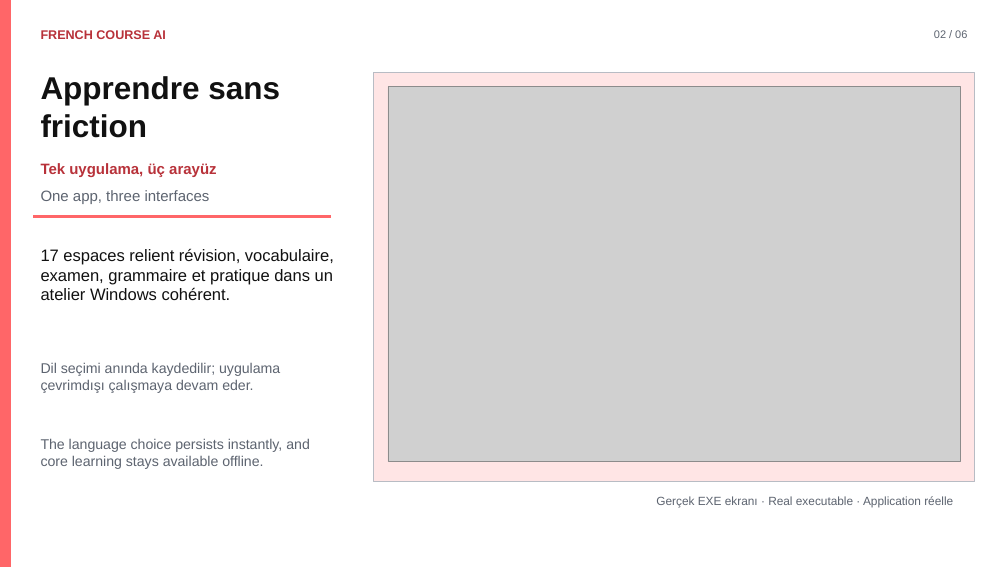
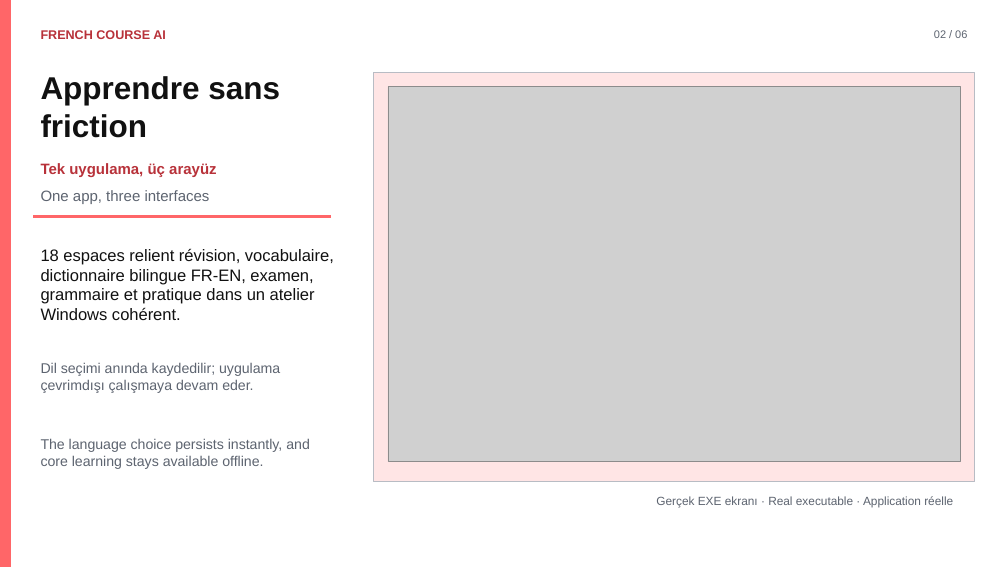
Before and after one commit to Azizsekerdil/FrenchCourseAI, a slide deck: slide 2 of docs/presentation/French-Course-AI-Trilingual.pptx. Drawn at 1008x567 pixels with LibreOffice and Linux fonts; fonts in the diff are those of the drawing; grey boxes stand for pictures. Boxes give left, top, right and bottom in pixels: in the first picture for what was removed or moved away, otherwise in the second. Text is boxed around its words. In the diff, an @@ line names an element or a change of style, - is before the commit and + after.

```diff
--- a/docs/presentation/French-Course-AI-Trilingual.pptx
+++ b/docs/presentation/French-Course-AI-Trilingual.pptx
@@ text at (41, 248, 334, 320): text changed @@
-17 espaces relient révision, vocabulaire, examen, grammaire et pratique dans un atelier Windows cohérent.
+18 espaces relient révision, vocabulaire, dictionnaire bilingue FR-EN, examen, grammaire et pratique dans un atelier Windows cohérent.
```
Also in this commit, not shown: 3 other slides changed, 13 other files.
